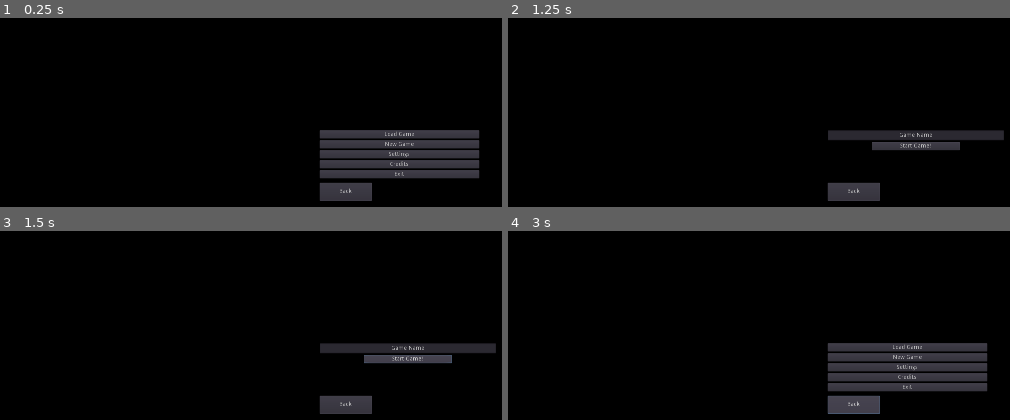
Above: before the commit, frames 1-4 (two rows, left to right).
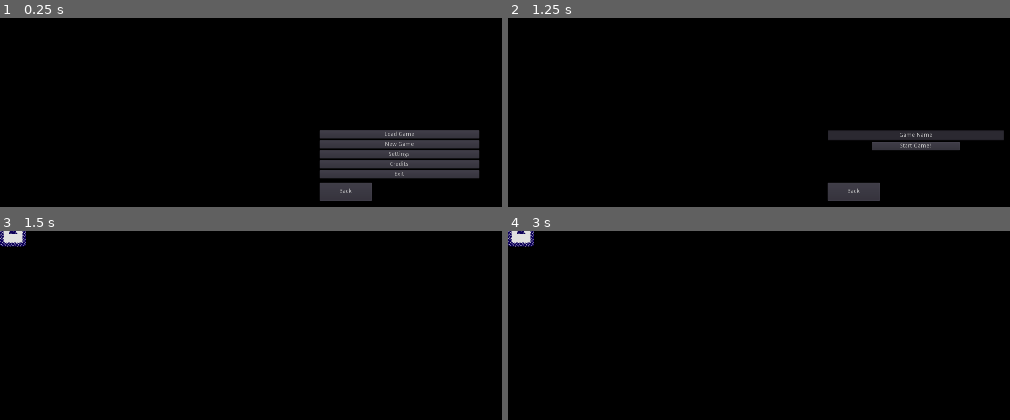
Above: after the commit, the same moments.

Repository: TeamName-FIOLTR/BWgamejam2022
Game: Godot game, scene res://scenes/UI/StartLevel.tscn
The game is run twice, just before and just after one commit, with the same random seed, the same clock (stepped at 60 frames per second) and the same inputs. Before the commit the project has no main scene; this scene is started directly in both runs. The engine's default icon, where the game draws it, is replaced by a stand-in: a white triangle on a blue panel in a dark square.
Inputs (mouse positions are in pixels of both pictures, inside the frame that each line leads up to):
- Up to frame 1 (0.25 s): no input
- Up to frame 2 (1.25 s): click "New Game" at 0.5 s
- Up to frame 3 (1.5 s): click "Start Game!" at 1.25 s
- Up to frame 4 (3 s): click (914, 359) at 2 s, where only the run before the commit has a clickable "Start Game!"; click (854, 404) at 2.75 s, where only the run before the commit has a clickable "Back"

Frames 1-2 are identical in both runs. In frame 3, 4.0% of the frame differs, in the area x 0-99%, y 0-97%; in frame 4, 8.4%, in the area x 0-96%, y 0-97%.
Error before the commit: Parse Error: The identifier "Globals" isn't declared in the current scope. (res://assets/scripts/resources/saveResource.gd:59)

Commit message:
added correct project.godot file

Diff:
--- a/project.godot
+++ b/project.godot
@@ -8,8 +8,12 @@
 
 config_version=4
 
-_global_script_classes=[ {
-"base": "Button",
+_global_script_classes=[
+{"base": "KinematicBody2D",
+"class": "Entity",
+"language": "GDScript",
+"path": "res://assets/scripts/Entity.gd"},
+{"base": "Button",
 "class": "BackButton",
 "language": "GDScript",
 "path": "res://assets/scripts/UI/backButton.gd"
@@ -23,11 +27,6 @@
 "class": "DualButton",
 "language": "GDScript",
 "path": "res://assets/scripts/UI/dual_button.gd"
-}, {
-"base": "KinematicBody2D",
-"class": "Entity",
-"language": "GDScript",
-"path": "res://assets/scripts/Entity.gd"
 }, {
 "base": "Resource",
 "class": "GameSaveResource",
@@ -68,20 +67,25 @@
 "BackButton": "",
 "ConfigResource": "",
 "DualButton": "",
-"Entity": "",
 "GameSaveResource": "",
 "Level": "",
 "LineEditHint": "",
 "LoadUtils": "",
 "MainUI": "",
 "MenuChangeButton": "",
-"SavePicker": ""
-}
+"SavePicker": "",
+"Entity":""}
 
 [application]
 
 config/name="BWgameJam"
+run/main_scene="res://scenes/UI/StartLevel.tscn"
+boot_splash/fullsize=false
 config/icon="res://icon.png"
+
+[autoload]
+
+Globals="*res://scenes/globals/Globals.tscn"
 
 [debug]
 
@@ -91,11 +95,12 @@
 
 window/size/width=1920
 window/size/height=1080
-window/size/borderless=true
 
 [global]
 
 rate=false
+size=false
+set=false
 
 [input]
 
